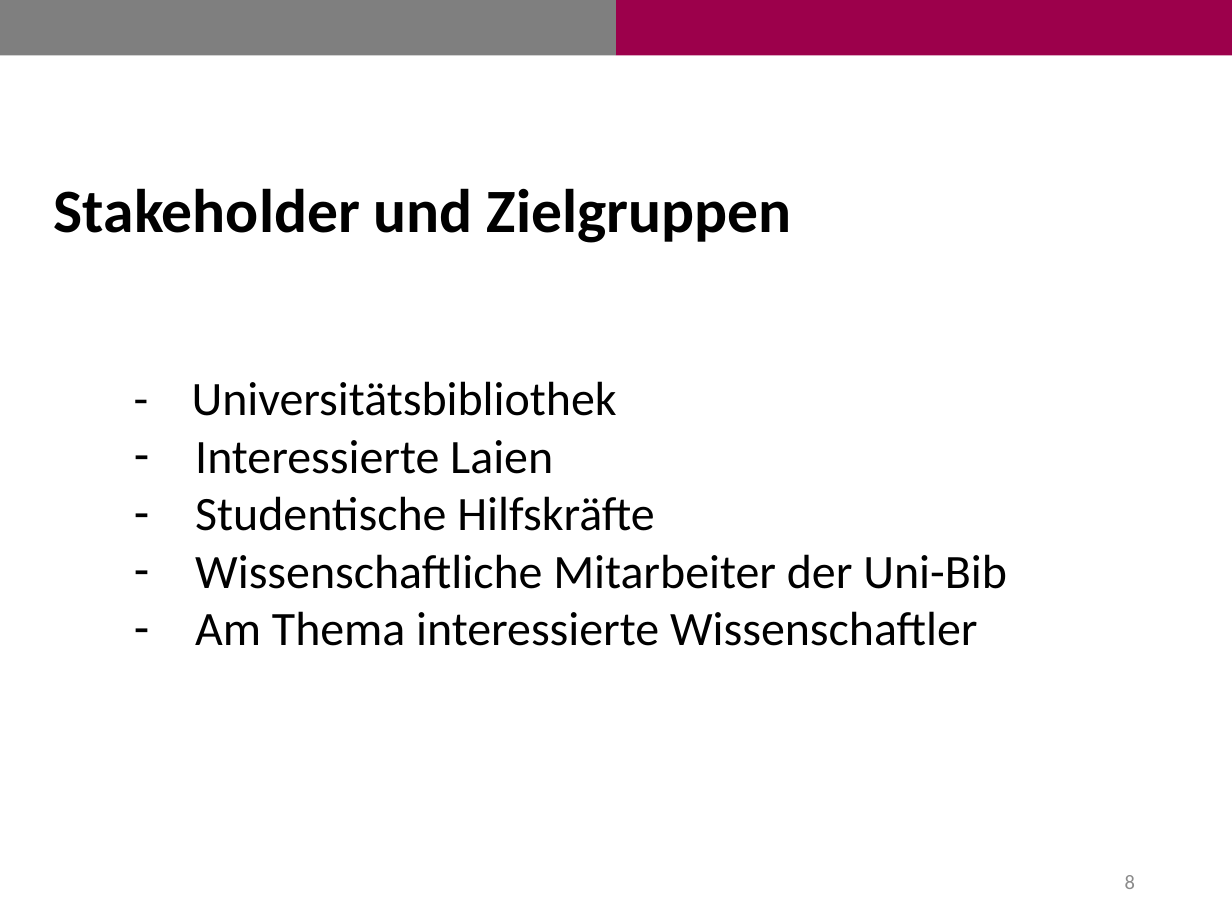
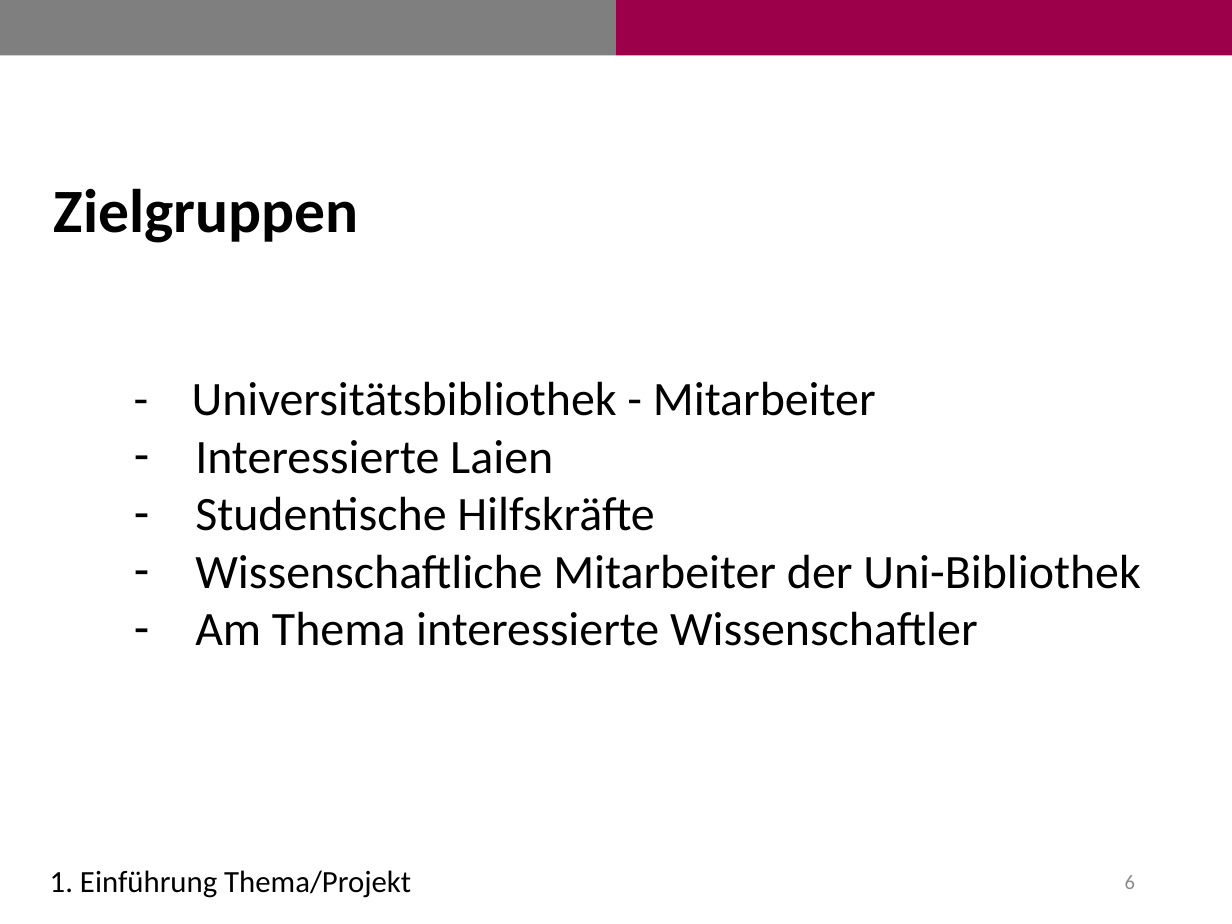
Before and after one commit to fairly99/Transkriptions-Werkzeug, a slide deck: slide 6 of Antrittspräsentation.pptx (slide 8 before the commit). Drawn at 1232x924 pixels with LibreOffice and Linux fonts; fonts in the diff are those of the drawing. Boxes give left, top, right and bottom in pixels: in the first picture for what was removed or moved away, otherwise in the second. Text is boxed around its words. In the diff, an @@ line names an element or a change of style, - is before the commit and + after.

```diff
--- a/Antrittspräsentation.pptx
+++ b/Antrittspräsentation.pptx
@@ text at [54, 188, 359, 243]: text changed @@
-Stakeholder und Zielgruppen
+Zielgruppen
@@ text at [192, 381, 876, 416]: text changed @@
-- Universitätsbibliothek
+- Universitätsbibliothek - Mitarbeiter
@@ text at [195, 554, 1140, 589]: text changed @@
-– Wissenschaftliche Mitarbeiter der Uni-Bib
+– Wissenschaftliche Mitarbeiter der Uni-Bibliothek
@@ text added at [50, 870, 411, 898], 18 pt, text #000000 @@
+1. Einführung Thema/Projekt
@@ page number at [1125, 875, 1135, 889]: text changed @@
-8
+6
```
Also in this commit, not shown: 10 other slides changed, 7 slides added, 6 slides removed, 2 other files.
